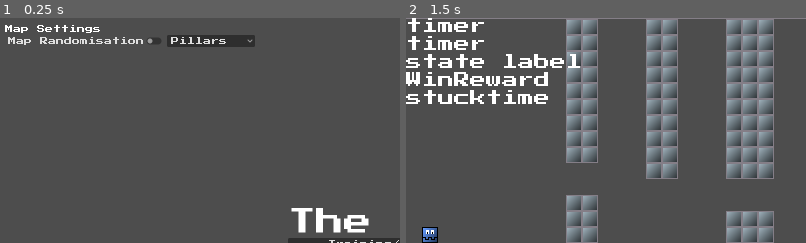
Above: before the commit, frames 1-2 (left to right).
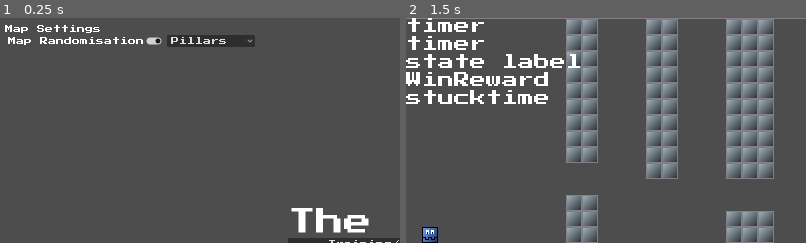
Above: after the commit, the same moments.

Repository: mdawso/dissertation
Game: Godot game, scene res://scenes/main.tscn
Two runs of this game, one before a commit and one after it. Both use one fixed random seed, a clock stepped at 60 frames per second and the inputs below.
Inputs:
- Up to frame 1 (0.25 s): no input
- Up to frame 2 (1.5 s): click "Training/Eval Mode" at 0.5 s; tap Enter at 1.25 s; hold Right (right) from 1.28 s (still down)
The pictures show only the part of the screen within x 0-50%, y 0-50%; the shares and areas given below are measured in that part.

The runs differ from the first frame. In frame 1, 0.5% of the frame differs, in the area x 2-41%, y 8-12%; in frame 2, nothing differs.

Commit message:
randomisation is now on by default

Diff:
--- a/scenes/main.tscn
+++ b/scenes/main.tscn
@@ -124,6 +124,7 @@
 [node name="MapRandButton" type="CheckButton" parent="MainMenu/VBoxContainer/HBoxContainer"]
 layout_mode = 2
 theme_override_fonts/font = ExtResource("2_fo3s8")
+button_pressed = true
 text = "Map Randomisation"
 script = SubResource("GDScript_x7wl4")
 
--- a/scripts/map_settings.gd
+++ b/scripts/map_settings.gd
@@ -1,4 +1,4 @@
 extends Node
 
-var rand : bool = false
+var rand : bool = true
 var MapType : int = 0
